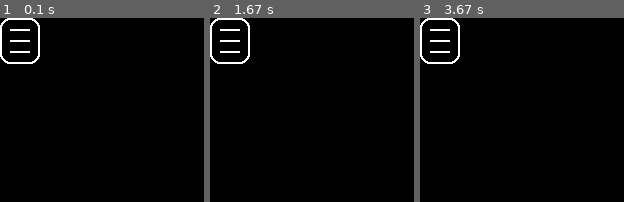
Above: before the commit, frames 1-3 (left to right).
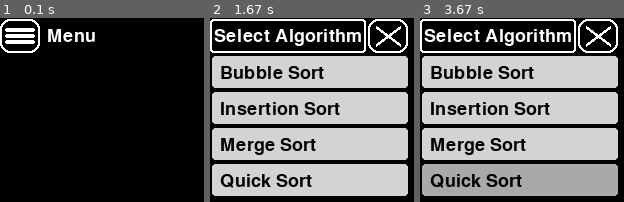
Above: after the commit, the same moments.

Repository: Colilhasnel/AlgorithmVisualizer_pygame
Game: pygame game, started from Visualizer.py
The game is run twice, just before and just after one commit, with the same random seed, the same clock (stepped at 60 frames per second) and the same inputs.
Inputs (mouse positions are in pixels of both pictures, inside the frame that each line leads up to):
- Up to frame 1 (0.1 s): no input
- Up to frame 2 (1.67 s): click (230, 36) at 0.38 s; press the mouse at (309, 71) at 0.7 s; move the mouse to (391, 135) at 0.8 s; release the mouse at (outside the picture) at 0.93 s; press the mouse at (387, 36) at 1.03 s; move the mouse to (outside the picture) at 1.13 s; release the mouse at (outside the picture) at 1.27 s; press the mouse at (230, 36) at 1.37 s; move the mouse to (outside the picture) at 1.47 s; release the mouse at (outside the picture) at 1.6 s
- Up to frame 3 (3.67 s): press the mouse at (597, 36) at 2.7 s; move the mouse to (595, 82) at 2.8 s; release the mouse at (595, 130) at 2.93 s; press the mouse at (440, 36) at 3.53 s; move the mouse to (530, 179) at 3.63 s

The runs differ from the first frame. In frame 1, 2.3% of the frame differs, in the area x 0-47%, y 0-25%; in frame 2, 68%, in the area x 0-98%, y 0-97%; in frame 3, 68%.

Commit message:
Created Menu

Diff:
--- a/Visualizer.py
+++ b/Visualizer.py
@@ -11,25 +11,63 @@
 font1 = pygame.font.Font('freesansbold.ttf', 18)
 
 
-def menu(do_open):
-    menu_button = pygame.Rect(0, 0, 40, 46)
-    pygame.draw.rect(window, 'white', menu_button, 2, 10)
-    pygame.draw.rect(window, 'white', pygame.Rect(10, 11, 20, 2), border_radius=1)
-    pygame.draw.rect(window, 'white', pygame.Rect(10, 22, 20, 2), border_radius=1)
-    pygame.draw.rect(window, 'white', pygame.Rect(10, 33, 20, 2), border_radius=1)
-
-    if do_open:
-        pass
-    else:
-        pass
+class Select_Algorithm:
+    def __init__(self, number, text):
+        self.select_button = buttons_class.Button(
+            0, number*36, text, False, True)
+        self.select_button.width = 200
+        self.select_button.height = 36
+        self.select_button.margin = 10
+        self.select_button.button_rect = pygame.Rect(
+            self.select_button.x_pos, self.select_button.y_pos, self.select_button.width, self.select_button.height)
+        self.select_button.Draw()
 
 
+def main():
+    menu_button = buttons_class.Button(0, 1, "", False, True)
+    menu_button.button_rect = pygame.Rect(0, 1, 40, 34)
+    pygame.draw.rect(window, 'white', menu_button.button_rect, 2, 10)
+    pygame.draw.rect(window, 'white', pygame.Rect(
+        5, 10, 30, 4), border_radius=3)
+    pygame.draw.rect(window, 'white', pygame.Rect(
+        5, 16, 30, 4), border_radius=3)
+    pygame.draw.rect(window, 'white', pygame.Rect(
+        5, 22, 30, 4), border_radius=3)
+    heading = font1.render("Menu", True, 'white')
+    window.blit(heading, (47, 9))
+    if menu_button.check_click():
+        return True
+    return False
+
+
+def menu():
+    menu_button = buttons_class.Button(158, 1, "", False, True)
+    menu_button.button_rect = pygame.Rect(158, 1, 40, 34)
+    pygame.draw.rect(window, 'white', menu_button.button_rect, 2, 10)
+    pygame.draw.line(window, 'white', (166, 9), (190,27), 3)
+    pygame.draw.line(window, 'white', (190, 9), (166, 27), 3)
+    pygame.draw.rect(window, 'white', pygame.Rect(0, 1, 156, 34), 2, 3)
+    heading = font1.render("Select Algorithm", True, 'white')
+    window.blit(heading, (4, 9))
+    bubble_sort_button = Select_Algorithm(1, "Bubble Sort")
+    insertion_sort_button = Select_Algorithm(2, "Insertion Sort")
+    merge_sort_button = Select_Algorithm(3, "Merge Sort")
+    quick_sort_button = Select_Algorithm(4, "Quick Sort")
+    if menu_button.check_click():
+        return False
+    return True
+
+
+open_menu = False
 running = True
 while running:
     window.fill('black')
     timer.tick(fps)
 
-    menu(True)
+    if open_menu:
+        open_menu = menu()
+    else:
+        open_menu = main()
 
     for event in pygame.event.get():
         if event.type == pygame.QUIT:
--- a/buttons_class.py
+++ b/buttons_class.py
@@ -3,41 +3,43 @@
 
 pygame.init()
 
-window = pygame.display.set_mode((800,600), pygame.RESIZABLE)
+window = pygame.display.set_mode((800, 600), pygame.RESIZABLE)
 # fps = 60
 # timer = pygame.time.Clock()
-font = pygame.font.Font('freesansbold.ttf', 24)
+font = pygame.font.Font('freesansbold.ttf', 18)
+
 
 class Button:
-    def __init__(self, x_pos, y_pos, text, enabled):
+    def __init__(self, x_pos, y_pos, text, draw_self, enabled):
         self.x_pos = x_pos
         self.y_pos = y_pos
         self.text = text
+        self.rendered_text = font.render(self.text, True, 'black')
+        self.draw_self = draw_self
         self.enabled = enabled
-        self.Draw()
-
-    def get_button_rect(self):
-        this_button_text = font.render(self.text, True, 'black')
-        width , height = pygame.Surface.get_size(this_button_text)
-        width += 6
-        height += 6
-        return pygame.Rect(self.x_pos, self.y_pos, width, height)
+        self.border_color = 'black'
+        self.button_color = 'light gray'
+        self.button_click_color = 'dark gray'
+        if self.draw_self:
+            self.width, self.height = pygame.Surface.get_size(self.rendered_text)
+            self.margin = 5
+            self.width += 2*self.margin
+            self.height += 2*self.margin
+            self.button_rect = pygame.Rect(self.x_pos, self.y_pos, self.width, self.height)
+            self.Draw()
 
     def Draw(self):
-        this_button_text = font.render(self.text, True, 'black')
-        this_button_rect = self.get_button_rect()
         if self.check_click():
-            pygame.draw.rect(window, 'dark gray', this_button_rect, 0, 5)
+            pygame.draw.rect(window, self.button_click_color, self.button_rect, 0, 5)
         else:
-            pygame.draw.rect(window, 'light gray', this_button_rect, 0 ,5)
-        pygame.draw.rect(window, 'black', this_button_rect, 2, 5)
-        window.blit(this_button_text, (self.x_pos + 3, self.y_pos + 3))
+            pygame.draw.rect(window, self.button_color, self.button_rect, 0, 5)
+        pygame.draw.rect(window, self.border_color, self.button_rect, 2, 5)
+        window.blit(self.rendered_text, (self.x_pos + self.margin, self.y_pos + self.margin))
 
     def check_click(self):
         mouse_pos = pygame.mouse.get_pos()
         left_click = pygame.mouse.get_pressed()[0]
-        buttton_rect = self.get_button_rect()
-        if left_click and buttton_rect.collidepoint(mouse_pos) and self.enabled:
+        if left_click and self.button_rect.collidepoint(mouse_pos) and self.enabled:
             return True
         else:
             return False
--- /dev/null
+++ b/tutorials/buttons_class.py
@@ -0,0 +1,43 @@
+import pygame
+
+
+pygame.init()
+
+window = pygame.display.set_mode((800,600), pygame.RESIZABLE)
+# fps = 60
+# timer = pygame.time.Clock()
+font = pygame.font.Font('freesansbold.ttf', 24)
+
+class Button:
+    def __init__(self, x_pos, y_pos, text, enabled):
+        self.x_pos = x_pos
+        self.y_pos = y_pos
+        self.text = text
+        self.enabled = enabled
+        self.Draw()
+
+    def get_button_rect(self):
+        this_button_text = font.render(self.text, True, 'black')
+        width , height = pygame.Surface.get_size(this_button_text)
+        width += 6
+        height += 6
+        return pygame.Rect(self.x_pos, self.y_pos, width, height)
+
+    def Draw(self):
+        this_button_text = font.render(self.text, True, 'black')
+        this_button_rect = self.get_button_rect()
+        if self.check_click():
+            pygame.draw.rect(window, 'dark gray', this_button_rect, 0, 5)
+        else:
+            pygame.draw.rect(window, 'light gray', this_button_rect, 0 ,5)
+        pygame.draw.rect(window, 'black', this_button_rect, 2, 5)
+        window.blit(this_button_text, (self.x_pos + 3, self.y_pos + 3))
+
+    def check_click(self):
+        mouse_pos = pygame.mouse.get_pos()
+        left_click = pygame.mouse.get_pressed()[0]
+        buttton_rect = self.get_button_rect()
+        if left_click and buttton_rect.collidepoint(mouse_pos) and self.enabled:
+            return True
+        else:
+            return False
